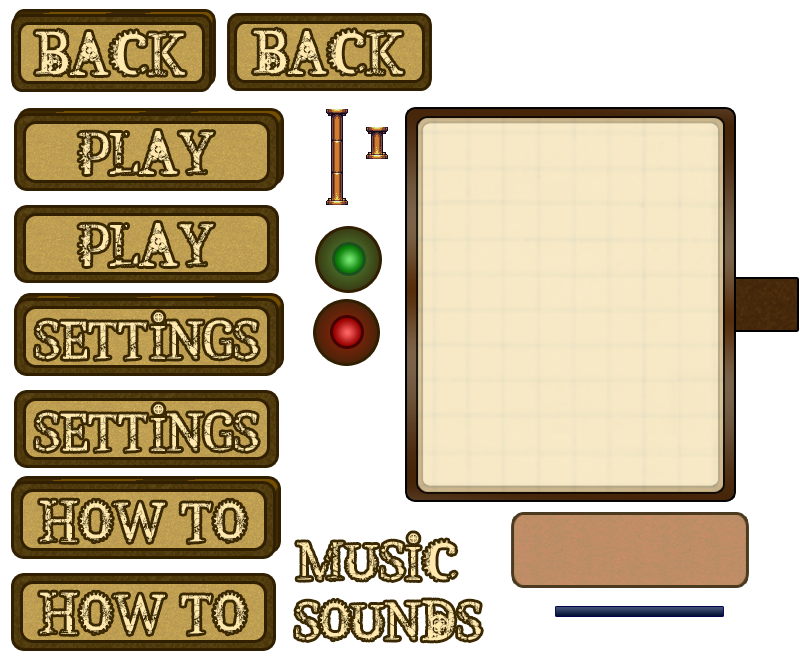
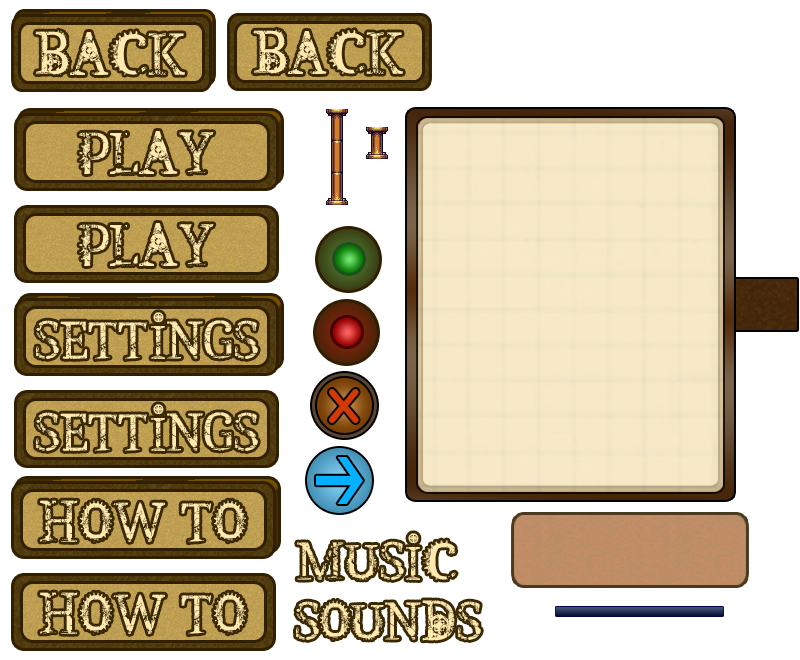
Before/after of a 800px x 660px layered artwork. What changed in the layer stack:
added group "Group 1" with 2 layers above "X button" over 307, 448, 372, 513
added layer "Shape 2" in group "Group 1" over 316, 457, 363, 504
added layer "out copy 4" in group "Group 1" over 307, 448, 372, 513
added group "X button" with 3 layers above "Layer 4" over 312, 373, 377, 438
added layer "x" in group "X button" over 329, 389, 359, 423
added layer "in" (1st of 7, in "X button") in group "X button" over 317, 378, 372, 433
added layer "out" (1st of 7, in "X button") in group "X button" over 312, 373, 377, 438
